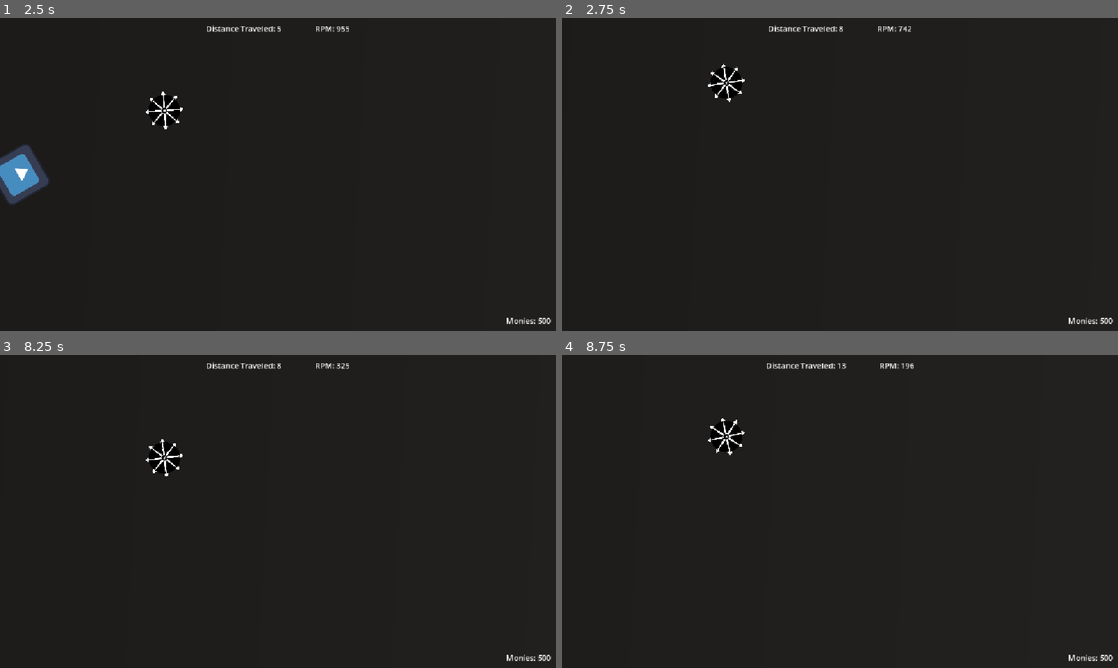
Above: before the commit, frames 1-4 (two rows, left to right).
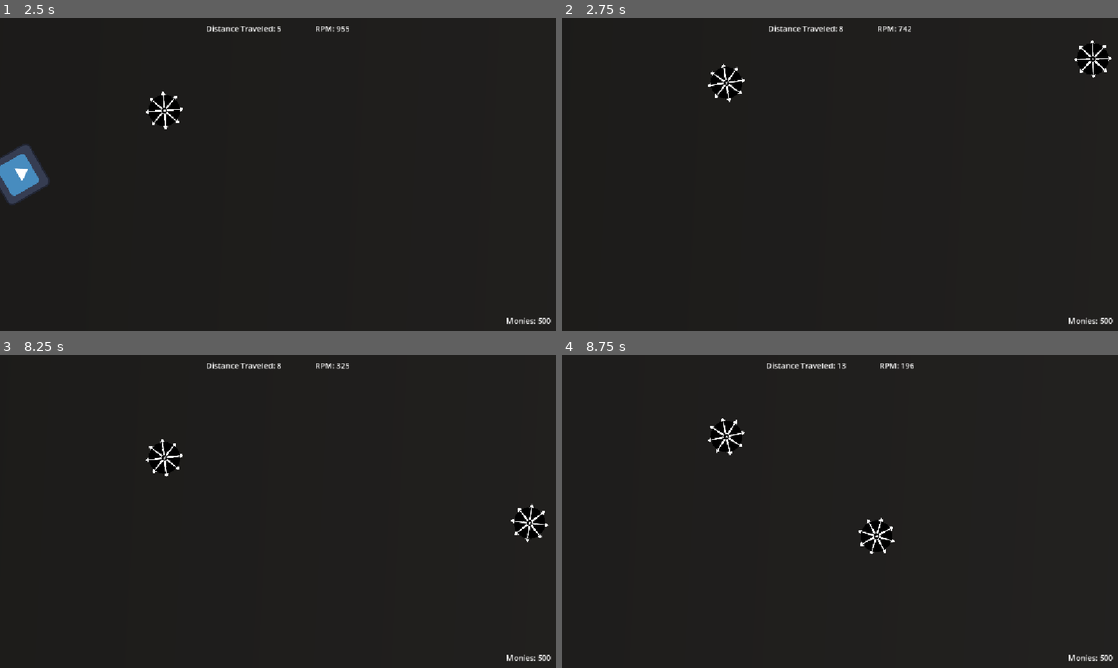
Above: after the commit, the same moments.

Repository: ryder-james/AVerySeriousGameJam
Game: Godot game, scene res://ui/main_menu.tscn
Same seed, same stepped clock (60 frames per second), same inputs: the game is played once before the commit and once after it. The engine's default icon, where the game draws it, is replaced by a stand-in: a white triangle on a blue panel in a dark square.
Inputs:
- Up to frame 1 (2.5 s): click "Start" at 0.5 s; tap Enter at 1.25 s; hold A (ccw) 1.28-2.03 s; tap Space (launch) at 2 s; tap D (cw) at 2.1 s
- Up to frame 2 (2.75 s): no input
- Up to frame 3 (8.25 s): tap Space (launch) at 2.85, 4.25, 5.1, 7.35 s; tap Enter at 3.5, 6.5 s; tap A (ccw) at 3.6, 8.1 s; hold D (cw) 4.28-5.03 s; hold A (ccw) 5.78-6.53 s; tap D (cw) at 6.6 s
- Up to frame 4 (8.75 s): no input

Frame 1 is identical in both runs. In frame 2, 0.5% of the frame differs, in the area x 92-99%, y 7-20%; in frame 3, 0.5%; in frame 4, 0.5%.

Commit message:
Add spawn waves

Diff:
--- a/map.tscn
+++ b/map.tscn
@@ -2,7 +2,9 @@
 
 [ext_resource type="PackedScene" uid="uid://bwpfbwm75cowr" path="res://beyblade/beyblade.tscn" id="1_e0an3"]
 [ext_resource type="PackedScene" uid="uid://dhgk3hubrdxdw" path="res://beyblade/launcher.tscn" id="2_p5pve"]
+[ext_resource type="PackedScene" uid="uid://dc5slvb8uo1vp" path="res://enemies/enemy.tscn" id="4_p5pve"]
 [ext_resource type="PackedScene" uid="uid://cb1spbobf24cr" path="res://ui/end_run_menu.tscn" id="5_urblq"]
+[ext_resource type="PackedScene" uid="uid://ym2ktj501ff6" path="res://enemies/spawn_wave.tscn" id="6_71pa8"]
 [ext_resource type="PackedScene" uid="uid://by4wumt7yrhdh" path="res://ui/overlay_ui.tscn" id="6_iw27f"]
 [ext_resource type="Texture2D" uid="uid://cjwdr17fkjfje" path="res://bg.png" id="7_71pa8"]
 
@@ -58,3 +60,203 @@
 [node name="EndRunMenu" parent="CanvasLayer" unique_id=843066510 instance=ExtResource("5_urblq")]
 unique_name_in_owner = true
 visible = false
+
+[node name="EnemySpawners" type="Node2D" parent="." unique_id=845663134]
+
+[node name="SpawnWave" parent="EnemySpawners" unique_id=2032588106 node_paths=PackedStringArray("spawn_points") instance=ExtResource("6_71pa8")]
+position = Vector2(410, 0)
+spawn_points = [NodePath("Markers/Marker2D"), NodePath("Markers/Marker2D2"), NodePath("Markers/Marker2D3"), NodePath("Markers/Marker2D4"), NodePath("Markers/Marker2D5")]
+_enemy_scenes = Array[PackedScene]([ExtResource("4_p5pve")])
+
+[node name="Markers" type="Node2D" parent="EnemySpawners/SpawnWave" unique_id=1929523729]
+position = Vector2(1342, 0)
+
+[node name="Marker2D" type="Marker2D" parent="EnemySpawners/SpawnWave/Markers" unique_id=1952253662]
+
+[node name="Marker2D2" type="Marker2D" parent="EnemySpawners/SpawnWave/Markers" unique_id=1386295578]
+position = Vector2(0, -279)
+
+[node name="Marker2D3" type="Marker2D" parent="EnemySpawners/SpawnWave/Markers" unique_id=342174823]
+position = Vector2(0, -141)
+
+[node name="Marker2D4" type="Marker2D" parent="EnemySpawners/SpawnWave/Markers" unique_id=1807893321]
+position = Vector2(0, 130)
+
+[node name="Marker2D5" type="Marker2D" parent="EnemySpawners/SpawnWave/Markers" unique_id=913019370]
+position = Vector2(0, 313)
+
+[node name="SpawnWave2" parent="EnemySpawners" unique_id=907843448 node_paths=PackedStringArray("spawn_points") instance=ExtResource("6_71pa8")]
+position = Vector2(1830, 0)
+spawn_points = [NodePath("Markers/Marker2D"), NodePath("Markers/Marker2D2"), NodePath("Markers/Marker2D3"), NodePath("Markers/Marker2D4"), NodePath("Markers/Marker2D5")]
+_enemy_scenes = Array[PackedScene]([ExtResource("4_p5pve")])
+
+[node name="Markers" type="Node2D" parent="EnemySpawners/SpawnWave2" unique_id=1619328105]
+position = Vector2(1342, 0)
+
+[node name="Marker2D" type="Marker2D" parent="EnemySpawners/SpawnWave2/Markers" unique_id=150066458]
+
+[node name="Marker2D2" type="Marker2D" parent="EnemySpawners/SpawnWave2/Markers" unique_id=448784052]
+position = Vector2(0, -279)
+
+[node name="Marker2D3" type="Marker2D" parent="EnemySpawners/SpawnWave2/Markers" unique_id=197235746]
+position = Vector2(0, -141)
+
+[node name="Marker2D4" type="Marker2D" parent="EnemySpawners/SpawnWave2/Markers" unique_id=1294699926]
+position = Vector2(0, 130)
+
+[node name="Marker2D5" type="Marker2D" parent="EnemySpawners/SpawnWave2/Markers" unique_id=72042319]
+position = Vector2(0, 313)
+
+[node name="SpawnWave3" parent="EnemySpawners" unique_id=930434720 node_paths=PackedStringArray("spawn_points") instance=ExtResource("6_71pa8")]
+position = Vector2(3235, 0)
+spawn_points = [NodePath("Markers/Marker2D"), NodePath("Markers/Marker2D2"), NodePath("Markers/Marker2D3"), NodePath("Markers/Marker2D4"), NodePath("Markers/Marker2D5")]
+_enemy_scenes = Array[PackedScene]([ExtResource("4_p5pve")])
+
+[node name="Markers" type="Node2D" parent="EnemySpawners/SpawnWave3" unique_id=1496850152]
+position = Vector2(1342, 0)
+
+[node name="Marker2D" type="Marker2D" parent="EnemySpawners/SpawnWave3/Markers" unique_id=1807683067]
+
+[node name="Marker2D2" type="Marker2D" parent="EnemySpawners/SpawnWave3/Markers" unique_id=1398660212]
+position = Vector2(0, -279)
+
+[node name="Marker2D3" type="Marker2D" parent="EnemySpawners/SpawnWave3/Markers" unique_id=367137800]
+position = Vector2(0, -141)
+
+[node name="Marker2D4" type="Marker2D" parent="EnemySpawners/SpawnWave3/Markers" unique_id=1296462136]
+position = Vector2(0, 130)
+
+[node name="Marker2D5" type="Marker2D" parent="EnemySpawners/SpawnWave3/Markers" unique_id=2072116114]
+position = Vector2(0, 313)
+
+[node name="SpawnWave4" parent="EnemySpawners" unique_id=1984355163 node_paths=PackedStringArray("spawn_points") instance=ExtResource("6_71pa8")]
+position = Vector2(4559, 0)
+spawn_points = [NodePath("Markers/Marker2D"), NodePath("Markers/Marker2D2"), NodePath("Markers/Marker2D3"), NodePath("Markers/Marker2D4"), NodePath("Markers/Marker2D5")]
+_enemy_scenes = Array[PackedScene]([ExtResource("4_p5pve")])
+
+[node name="Markers" type="Node2D" parent="EnemySpawners/SpawnWave4" unique_id=699720451]
+position = Vector2(1342, 0)
+
+[node name="Marker2D" type="Marker2D" parent="EnemySpawners/SpawnWave4/Markers" unique_id=729326323]
+
+[node name="Marker2D2" type="Marker2D" parent="EnemySpawners/SpawnWave4/Markers" unique_id=582784628]
+position = Vector2(0, -279)
+
+[node name="Marker2D3" type="Marker2D" parent="EnemySpawners/SpawnWave4/Markers" unique_id=638797304]
+position = Vector2(0, -141)
+
+[node name="Marker2D4" type="Marker2D" parent="EnemySpawners/SpawnWave4/Markers" unique_id=250321914]
+position = Vector2(0, 130)
+
+[node name="Marker2D5" type="Marker2D" parent="EnemySpawners/SpawnWave4/Markers" unique_id=112956812]
+position = Vector2(0, 313)
+
+[node name="SpawnWave5" parent="EnemySpawners" unique_id=780986706 node_paths=PackedStringArray("spawn_points") instance=ExtResource("6_71pa8")]
+position = Vector2(5903, 0)
+spawn_points = [NodePath("Markers/Marker2D"), NodePath("Markers/Marker2D2"), NodePath("Markers/Marker2D3"), NodePath("Markers/Marker2D4"), NodePath("Markers/Marker2D5")]
+_enemy_scenes = Array[PackedScene]([ExtResource("4_p5pve")])
+
+[node name="Markers" type="Node2D" parent="EnemySpawners/SpawnWave5" unique_id=1959834153]
+position = Vector2(1342, 0)
+
+[node name="Marker2D" type="Marker2D" parent="EnemySpawners/SpawnWave5/Markers" unique_id=1919980353]
+
+[node name="Marker2D2" type="Marker2D" parent="EnemySpawners/SpawnWave5/Markers" unique_id=943048379]
+position = Vector2(0, -279)
+
+[node name="Marker2D3" type="Marker2D" parent="EnemySpawners/SpawnWave5/Markers" unique_id=1144647834]
+position = Vector2(0, -141)
+
+[node name="Marker2D4" type="Marker2D" parent="EnemySpawners/SpawnWave5/Markers" unique_id=2010922768]
+position = Vector2(0, 130)
+
+[node name="Marker2D5" type="Marker2D" parent="EnemySpawners/SpawnWave5/Markers" unique_id=1833928460]
+position = Vector2(0, 313)
+
+[node name="SpawnWave6" parent="EnemySpawners" unique_id=1405931698 node_paths=PackedStringArray("spawn_points") instance=ExtResource("6_71pa8")]
+position = Vector2(7719, 0)
+spawn_points = [NodePath("Markers/Marker2D"), NodePath("Markers/Marker2D2"), NodePath("Markers/Marker2D3"), NodePath("Markers/Marker2D4"), NodePath("Markers/Marker2D5")]
+_enemy_scenes = Array[PackedScene]([ExtResource("4_p5pve")])
+
+[node name="Markers" type="Node2D" parent="EnemySpawners/SpawnWave6" unique_id=1869224398]
+position = Vector2(1342, 0)
+
+[node name="Marker2D" type="Marker2D" parent="EnemySpawners/SpawnWave6/Markers" unique_id=2077963403]
+
+[node name="Marker2D2" type="Marker2D" parent="EnemySpawners/SpawnWave6/Markers" unique_id=1160750599]
+position = Vector2(0, -279)
+
+[node name="Marker2D3" type="Marker2D" parent="EnemySpawners/SpawnWave6/Markers" unique_id=917087727]
+position = Vector2(0, -141)
+
+[node name="Marker2D4" type="Marker2D" parent="EnemySpawners/SpawnWave6/Markers" unique_id=209876806]
+position = Vector2(0, 130)
+
+[node name="Marker2D5" type="Marker2D" parent="EnemySpawners/SpawnWave6/Markers" unique_id=1819649848]
+position = Vector2(0, 313)
+
+[node name="SpawnWave7" parent="EnemySpawners" unique_id=1212675923 node_paths=PackedStringArray("spawn_points") instance=ExtResource("6_71pa8")]
+position = Vector2(8972, 0)
+spawn_points = [NodePath("Markers/Marker2D"), NodePath("Markers/Marker2D2"), NodePath("Markers/Marker2D3"), NodePath("Markers/Marker2D4"), NodePath("Markers/Marker2D5")]
+_enemy_scenes = Array[PackedScene]([ExtResource("4_p5pve")])
+
+[node name="Markers" type="Node2D" parent="EnemySpawners/SpawnWave7" unique_id=862282521]
+position = Vector2(1342, 0)
+
+[node name="Marker2D" type="Marker2D" parent="EnemySpawners/SpawnWave7/Markers" unique_id=1282931582]
+
+[node name="Marker2D2" type="Marker2D" parent="EnemySpawners/SpawnWave7/Markers" unique_id=1695815814]
+position = Vector2(0, -279)
+
+[node name="Marker2D3" type="Marker2D" parent="EnemySpawners/SpawnWave7/Markers" unique_id=2055573848]
+position = Vector2(0, -141)
+
+[node name="Marker2D4" type="Marker2D" parent="EnemySpawners/SpawnWave7/Markers" unique_id=922405856]
+position = Vector2(0, 130)
+
+[node name="Marker2D5" type="Marker2D" parent="EnemySpawners/SpawnWave7/Markers" unique_id=1531646899]
+position = Vector2(0, 313)
+
+[node name="SpawnWave8" parent="EnemySpawners" unique_id=2025657332 node_paths=PackedStringArray("spawn_points") instance=ExtResource("6_71pa8")]
+position = Vector2(10481, 0)
+spawn_points = [NodePath("Markers/Marker2D"), NodePath("Markers/Marker2D2"), NodePath("Markers/Marker2D3"), NodePath("Markers/Marker2D4"), NodePath("Markers/Marker2D5")]
+_enemy_scenes = Array[PackedScene]([ExtResource("4_p5pve")])
+
+[node name="Markers" type="Node2D" parent="EnemySpawners/SpawnWave8" unique_id=139795909]
+position = Vector2(1342, 0)
+
+[node name="Marker2D" type="Marker2D" parent="EnemySpawners/SpawnWave8/Markers" unique_id=225498749]
+
+[node name="Marker2D2" type="Marker2D" parent="EnemySpawners/SpawnWave8/Markers" unique_id=1615095885]
+position = Vector2(0, -279)
+
+[node name="Marker2D3" type="Marker2D" parent="EnemySpawners/SpawnWave8/Markers" unique_id=935825155]
+position = Vector2(0, -141)
+
+[node name="Marker2D4" type="Marker2D" parent="EnemySpawners/SpawnWave8/Markers" unique_id=1509441661]
+position = Vector2(0, 130)
+
+[node name="Marker2D5" type="Marker2D" parent="EnemySpawners/SpawnWave8/Markers" unique_id=1965425606]
+position = Vector2(0, 313)
+
+[node name="SpawnWave9" parent="EnemySpawners" unique_id=1795876534 node_paths=PackedStringArray("spawn_points") instance=ExtResource("6_71pa8")]
+position = Vector2(11808, 0)
+spawn_points = [NodePath("Markers/Marker2D"), NodePath("Markers/Marker2D2"), NodePath("Markers/Marker2D3"), NodePath("Markers/Marker2D4"), NodePath("Markers/Marker2D5")]
+_enemy_scenes = Array[PackedScene]([ExtResource("4_p5pve")])
+
+[node name="Markers" type="Node2D" parent="EnemySpawners/SpawnWave9" unique_id=1182088493]
+position = Vector2(1342, 0)
+
+[node name="Marker2D" type="Marker2D" parent="EnemySpawners/SpawnWave9/Markers" unique_id=587334972]
+
+[node name="Marker2D2" type="Marker2D" parent="EnemySpawners/SpawnWave9/Markers" unique_id=1425578635]
+position = Vector2(0, -279)
+
+[node name="Marker2D3" type="Marker2D" parent="EnemySpawners/SpawnWave9/Markers" unique_id=1217962346]
+position = Vector2(0, -141)
+
+[node name="Marker2D4" type="Marker2D" parent="EnemySpawners/SpawnWave9/Markers" unique_id=216692229]
+position = Vector2(0, 130)
+
+[node name="Marker2D5" type="Marker2D" parent="EnemySpawners/SpawnWave9/Markers" unique_id=1156974415]
+position = Vector2(0, 313)
